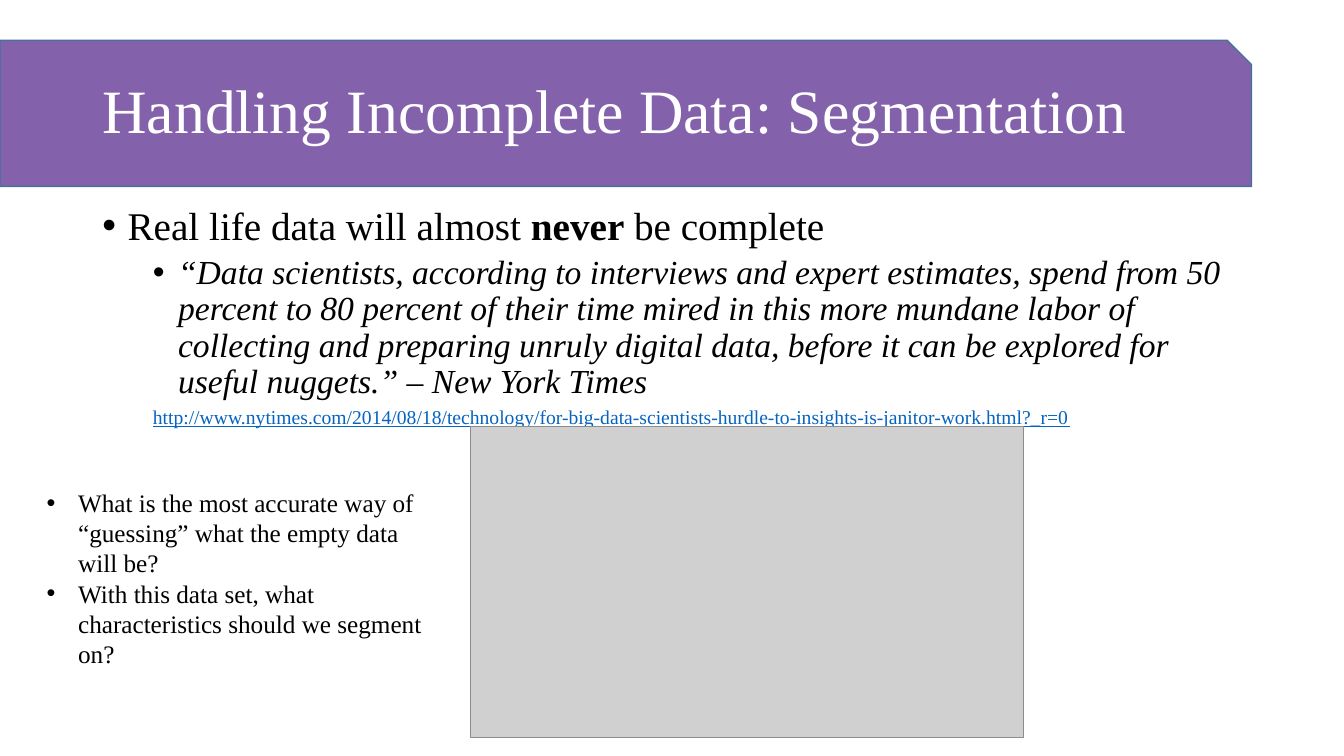
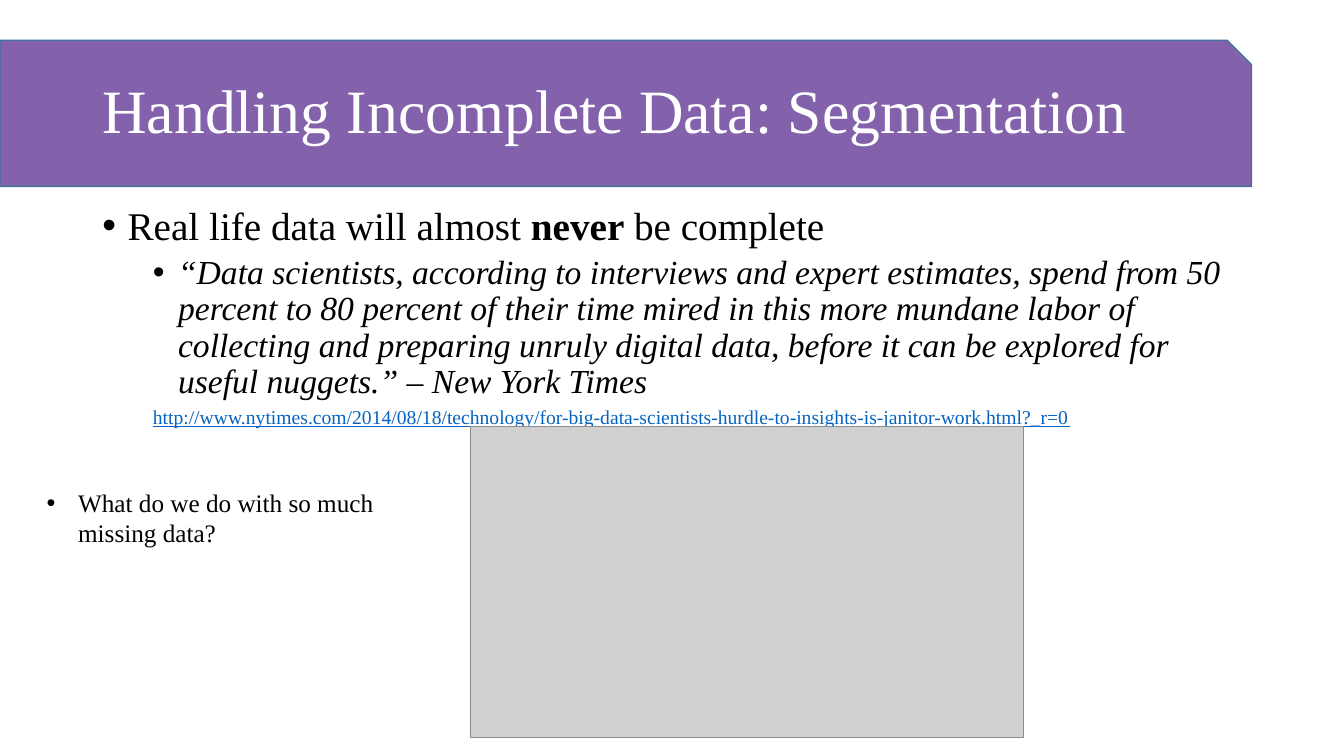
Before and after one commit to ngparas/r-workshop, a slide deck: slide 6 of Workshop-1.pptx. Drawn at 1344x756 pixels with LibreOffice and Linux fonts; fonts in the diff are those of the drawing; grey boxes stand for pictures; background and template pictures are left out. Boxes give left, top, right and bottom in pixels: in the first picture for what was removed or moved away, otherwise in the second. Text is boxed around its words. In the diff, an @@ line names an element or a change of style, - is before the commit and + after.

```diff
--- a/Workshop-1.pptx
+++ b/Workshop-1.pptx
@@ text at (78, 494, 373, 548): text changed @@
-• What is the most accurate way of “guessing” what the empty data will be?
-• With this data set, what characteristics should we segment on?
+• What do we do with so much missing data?
```
Also in this commit, not shown: 1 other slide changed, 1 slide removed, 2 other files.
